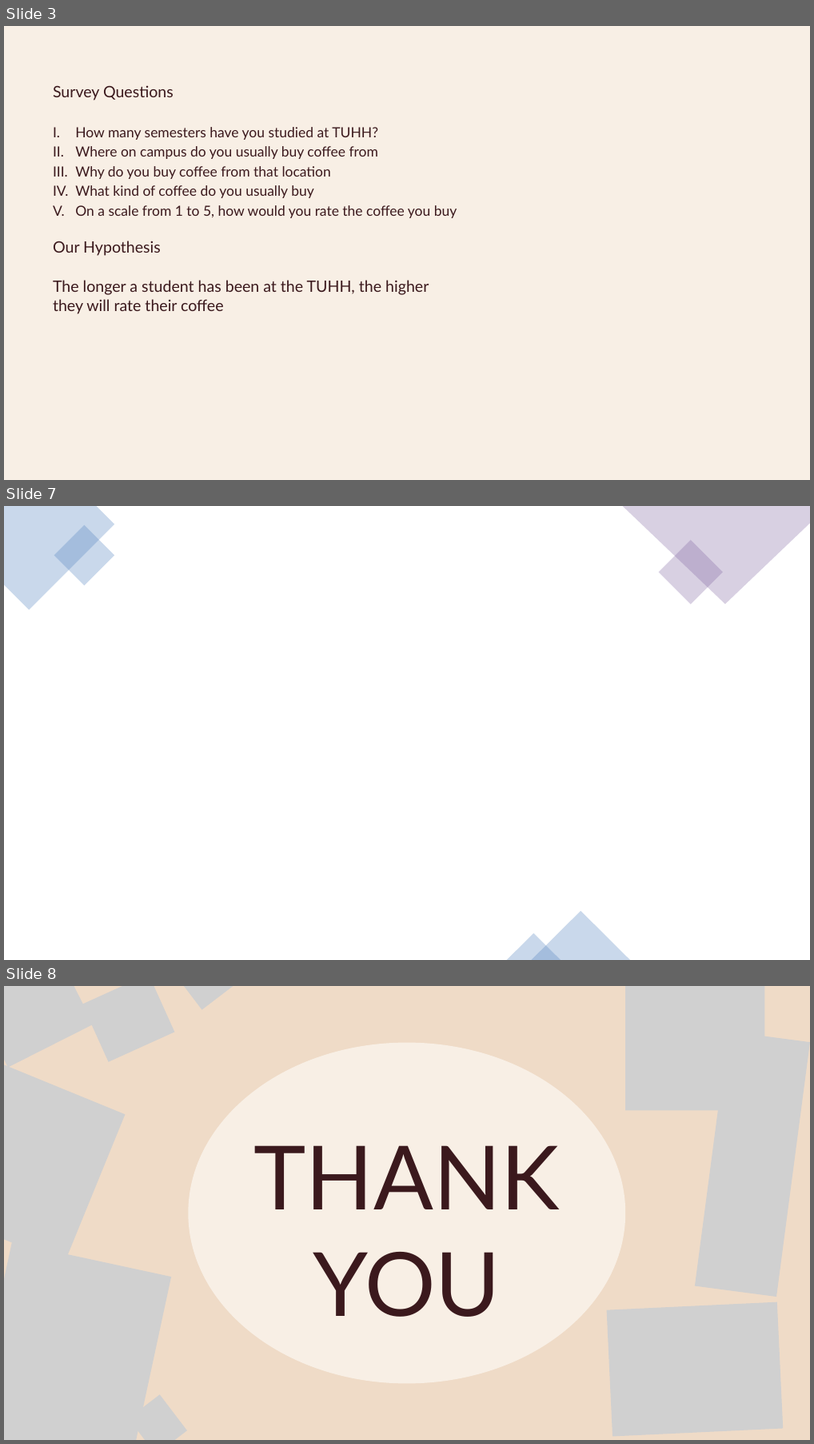
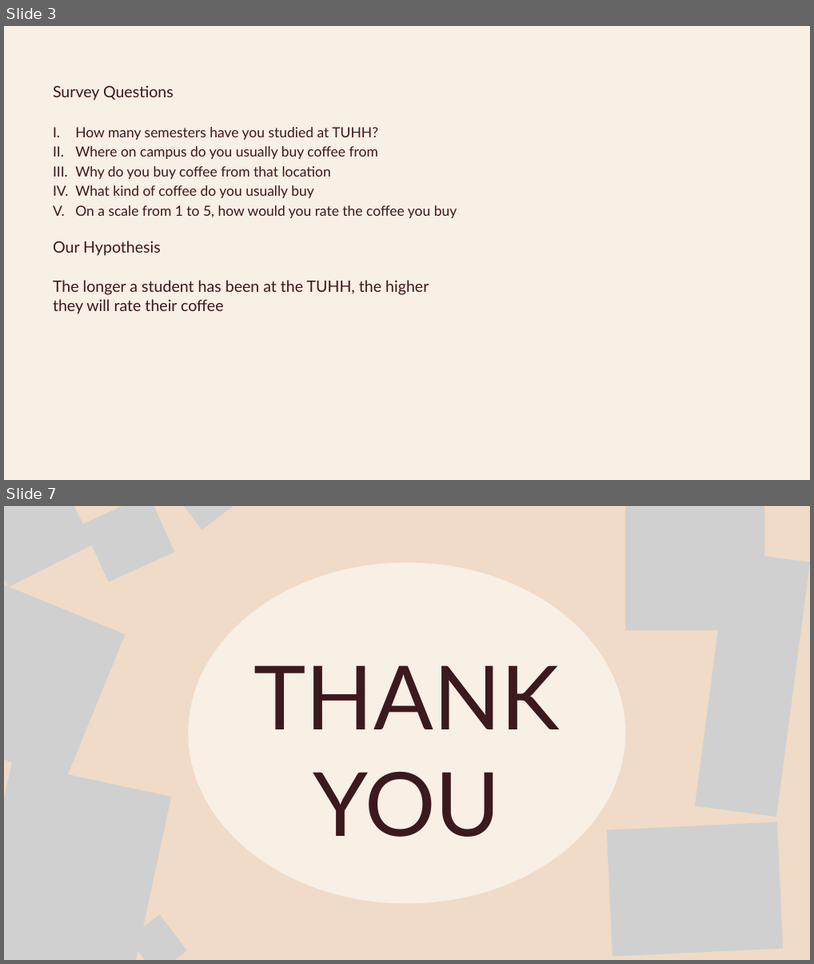
Before and after one commit to VWatGIT/Applied-Statistics, a slide deck: week01/statistics project.pptx. Shown one above the other, each under a label of ours: slides 3, 7 and 8 before the commit, slides 3 and 7 after it; the slides between them are not shown. The pictures are 814x1444 and 814x964 pixels, drawn with LibreOffice and Linux fonts; fonts in the diff are those of the drawing; grey boxes stand for pictures; background and template pictures are left out. Boxes give left, top, right and bottom in pixels: in the first picture for what was removed or moved away, otherwise in the second. Text is boxed around its words. In the diff, an @@ line names an element or a change of style, - is before the commit and + after.

```diff
--- a/week01/statistics project.pptx
+++ b/week01/statistics project.pptx
@@ slide 7 removed at (x1=4, y1=506, x2=810, y2=960), background picture (left out) @@
@@ freeform shape removed at (x1=4, y1=506, x2=114, y2=610) @@
@@ rectangle removed at (x1=54, y1=525, x2=114, y2=585) @@
@@ freeform shape removed at (x1=623, y1=506, x2=810, y2=604) @@
@@ rectangle removed at (x1=659, y1=540, x2=723, y2=604) @@
@@ triangle removed at (x1=531, y1=911, x2=630, y2=960) @@
@@ triangle removed at (x1=506, y1=933, x2=561, y2=960) @@
@@ what was slide 8 is now slide 7 @@
```
Also in this commit, not shown: 3 slides added, 5 other slides removed, 1 other file.
